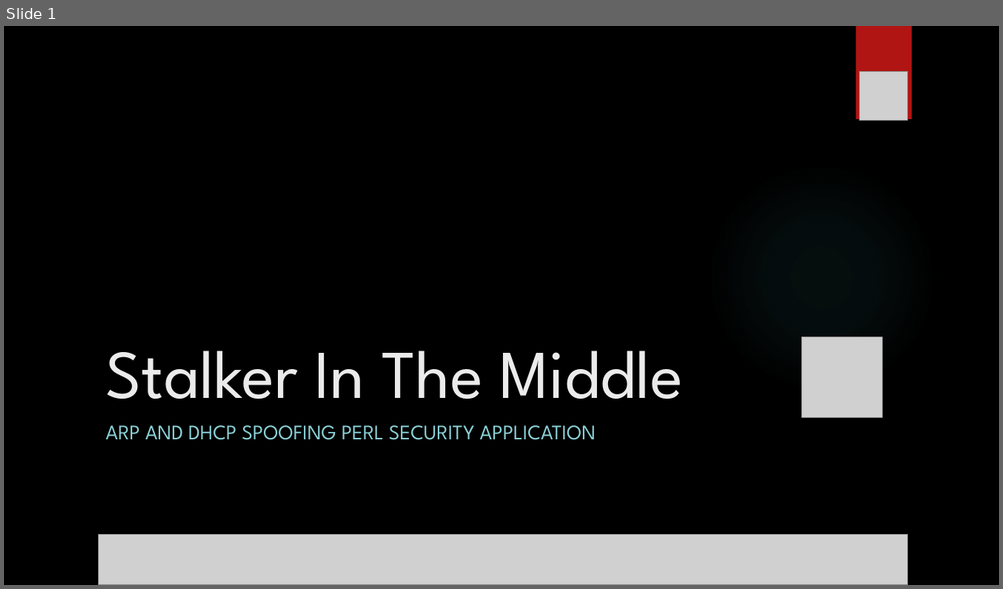
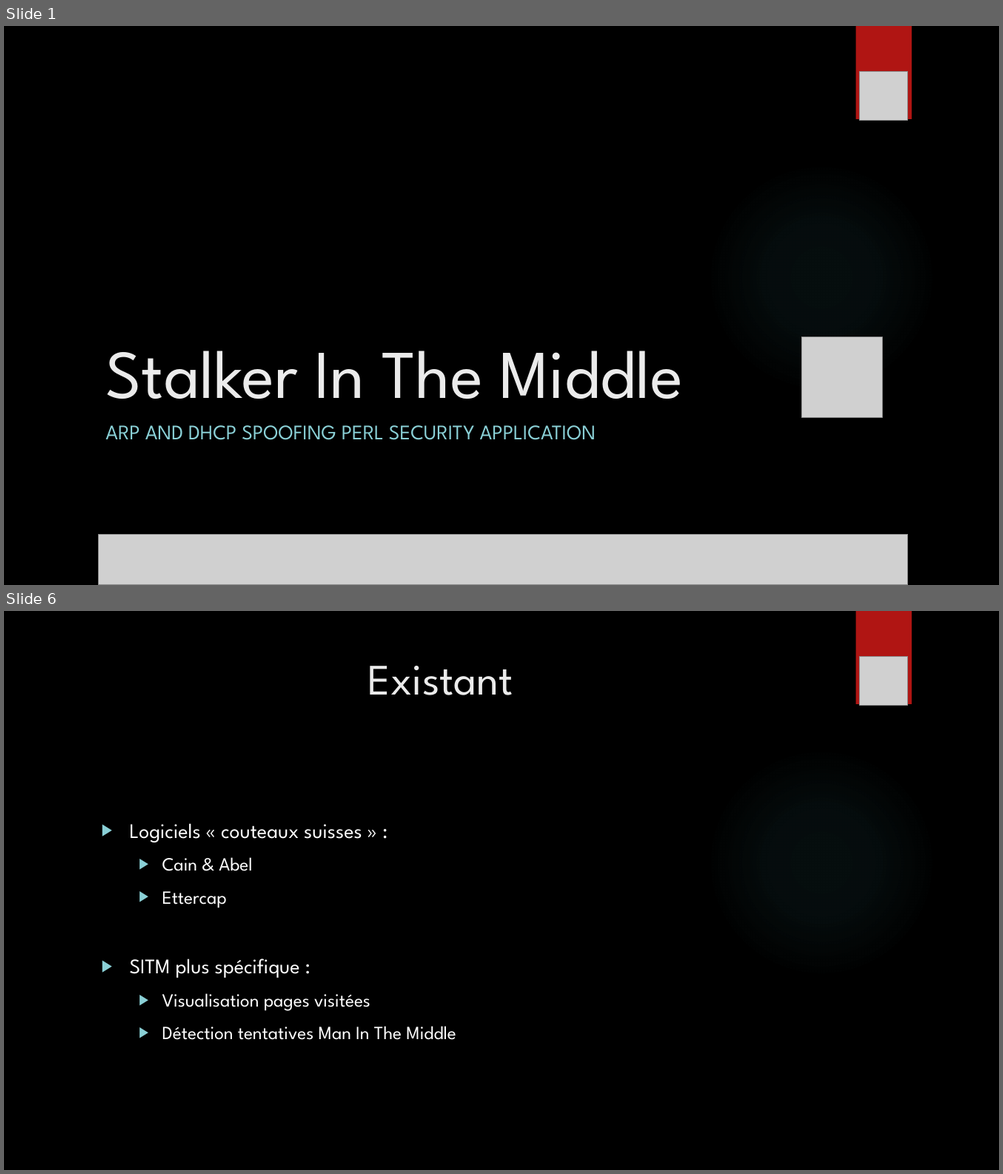
Before and after one commit to Inpeel/SITM, a slide deck: Avant-Projet/Stalker In The Middle.pptx. Shown one above the other, each under a label of ours: slide 1 before the commit, slides 1 and 6 after it; the slides between them are not shown. The pictures are 1003x589 and 1003x1174 pixels, drawn with LibreOffice and Linux fonts; fonts in the diff are those of the drawing; grey boxes stand for pictures; background and template pictures are left out. Boxes give left, top, right and bottom in pixels: in the first picture for what was removed or moved away, otherwise in the second. Text is boxed around its words. In the diff, an @@ line names an element or a change of style, - is before the commit and + after.

```diff
--- a/Avant-Projet/Stalker In The Middle.pptx
+++ b/Avant-Projet/Stalker In The Middle.pptx
@@ slide 6 added at bbox=[4, 611, 999, 1170], background picture (left out); not listed: 2 template elements that a slide beside it also shows @@
@@ title added at bbox=[368, 666, 513, 695], 42 pt, text #EBEBEB @@
+Existant
@@ picture added at bbox=[859, 657, 908, 705] @@
@@ text added at bbox=[130, 823, 455, 1040], 18 pt, text #FFFFFF @@
+▶ Logiciels « couteaux suisses » :
+  ▶ Cain & Abel
+  ▶ Ettercap
+▶ SITM plus spécifique :
+  ▶ Visualisation pages visitées
+  ▶ Détection tentatives Man In The Middle
```
Also in this commit, not shown: 3 slides changed, 14 other slides added, 5 slides removed, 1 other file.
